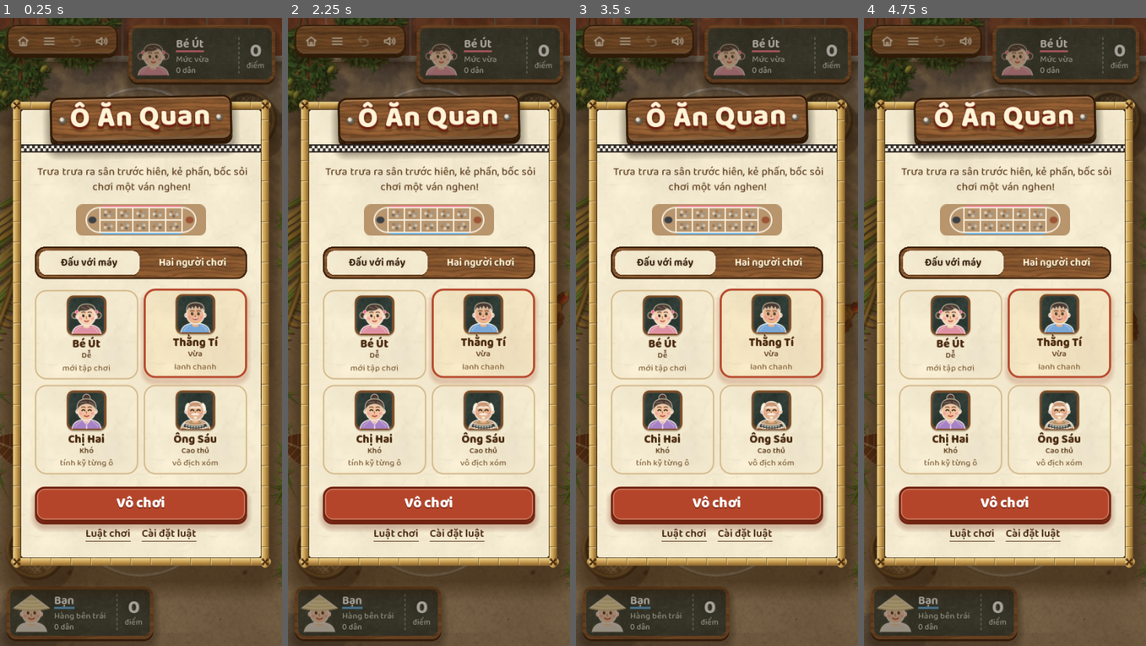
Above: before the commit, frames 1-4 (left to right).
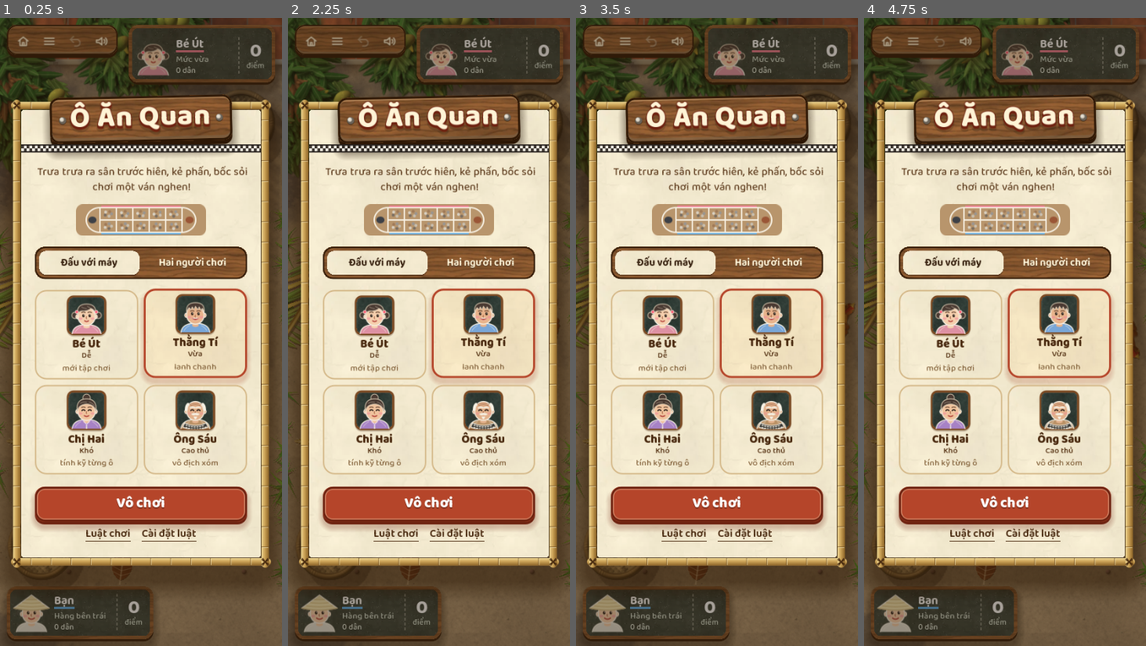
Above: after the commit, the same moments.

Repository: holinhcz/vu-mua
Game: Godot game, scene res://main.tscn
Same seed, same stepped clock (60 frames per second), same inputs: the game is played once before the commit and once after it.
Inputs (mouse positions are in pixels of both pictures, inside the frame that each line leads up to):
- Up to frame 1 (0.25 s): no input
- Up to frame 2 (2.25 s): tap Enter at 0.5 s; drag from (429, 332) to (457, 193) at 0.52 s; drag from (429, 332) to (414, 457) at 1.27 s; tap Space at 2 s; move the mouse to (457, 193) at 2.02 s; hold Right from 2.03 s (still down); tap Z at 2.1 s
- Up to frame 3 (3.5 s): release Right at 2.75 s; drag from (702, 457) to (632, 237) at 2.77 s
- Up to frame 4 (4.75 s): tap Enter at 3.5 s; move the mouse to (1089, 426) at 3.52 s; hold Left 3.53-4.25 s; tap 5 at 3.6 s; tap Space at 4.25 s; drag from (920, 237) to (962, 175) at 4.27 s

The runs differ from the first frame. In frame 1, 3.4% of the frame differs, in the area x 0-100%, y 0-90%; in frame 2, 3.4%; in frame 3, 3.5%; in frame 4, 3.5%.

Commit message:
Ô ăn quan riêng: bàn tự thu nhỏ tới 20% cho tán xoài ló to, lá né bàn theo đúng hình bầu dục (board_bans)
Co-Authored-By: Claude Opus 5.5 <noreply@anthropic.com>
Claude-Session: https://claude.ai/code/session_01TQanobV4trnR46FjZ3o1gf

Diff:
--- a/src/oaq/logic/oq/oq_game.gd
+++ b/src/oaq/logic/oq/oq_game.gd
@@ -137,6 +137,24 @@
 		return Transform2D(Vector2(0, s), Vector2(-s, 0), Vector2(L.ox + 2 * s, L.oy + QW * s) + sh)
 	return Transform2D(Vector2(s, 0), Vector2(0, s), Vector2(L.ox + QW * s, L.oy) + sh)
 
+# vùng cấm của bàn theo đúng hình (giữa chữ nhật + 2 đầu bầu dục cắt lát), pad tính theo ô: lá xoài được phủ góc sân trống cạnh đầu quan
+func board_bans(pad: float) -> Array:
+	var out := []
+	var rc := func(u0: float, v0: float, u1: float, v1: float) -> Rect2:
+		var a := map(u0, v0)
+		var b := map(u1, v1)
+		return Rect2(minf(a.x, b.x), minf(a.y, b.y), absf(b.x - a.x), absf(b.y - a.y))
+	out.append(rc.call(0.0, -pad, 5.0, 2 + pad))
+	var n := 6
+	for k in n:
+		var t0 := float(k) / n
+		var t1 := float(k + 1) / n
+		var h := sqrt(maxf(0.0, 1 - t0 * t0)) + pad      # nửa cao lát (lấy mép trong, to hơn)
+		var w1 := t1 * QW + (pad if k == n - 1 else 0.0)
+		out.append(rc.call(-w1, 1 - h, -t0 * QW, 1 + h))
+		out.append(rc.call(5 + t0 * QW, 1 - h, 5 + w1, 1 + h))
+	return out
+
 func board_rect(pad: float) -> Rect2:
 	var a := map(-QW, 0)
 	var b := map(5 + QW, 2)
@@ -166,17 +184,37 @@
 	L.cards = [c0, c1]
 	L.tools = hud.tools_rect()
 	var ch := maxf(maxf(c0.size.y, c1.size.y), 44.0)
+	# Link 11-22 "nhỏ lại chút tán ló ra to hơn": bàn thu nhỏ từng nấc (tối đa 15%) tới khi lá xoài thấy được đủ nhiều
+	var vis := Rect2(0, (L.tools as Rect2).end.y, W, H - (L.tools as Rect2).end.y)
+	var want := W * H * 0.07
+	var best_f := 1.0
+	var best_a := -1.0
+	for f in [1.0, 0.95, 0.9, 0.85, 0.8]:
+		var a := _place(f, W, H, c0, c1, ch, vis)
+		if a > best_a * 1.15:
+			best_a = a
+			best_f = f
+		if a >= want:
+			break
+	_place(best_f, W, H, c0, c1, ch, vis)
+	L.tan = TAN.rects(L.tan_sc, 2, L.tan_sh)
+	tan.build(L.tan_sc, L.tan_sh, K, 0.3 if L.port else 0.4)
+	_resize_shade()
+	_bake_bg()
+
+# đặt bàn (cỡ nhân f) + 2 rổ + chỗ tán; trả về diện tích lá xoài thấy được
+func _place(f: float, W: float, H: float, c0: Rect2, c1: Rect2, ch: float, vis: Rect2) -> float:
 	# rổ của mỗi bên nằm ngay cạnh thẻ người đó
 	if not L.port:
 		# chừa một vòng sân quanh bàn cho gà, lu, nón vừa cỡ thật
-		L.s = minf(minf((W - 24) / (7.9 if W > 1000 else 7.3), (H - 2 * (ch + 14)) / 2.6), 195.0)
+		L.s = minf(minf((W - 24) / (7.9 if W > 1000 else 7.3), (H - 2 * (ch + 14)) / 2.6), 195.0) * f
 		L.ox = (W - BW * L.s) / 2
 		L.oy = (H - 2 * L.s) / 2
 		var room: float = L.oy - 10
 		var br := maxf(24.0, minf(minf(room / 2, L.s * 0.52), 105.0))
 		L.bx = [Vector3(c0.end.x + 14 + br, minf(H - 8 - br, c0.position.y + c0.size.y / 2), br), Vector3(c1.position.x - 14 - br, maxf(8 + br, c1.position.y + c1.size.y / 2), br)]
 	else:
-		L.s = minf(minf((W - 2 * maxf(62.0, W * 0.16)) / 2, (H - 2 * (ch + 16)) / (BW + 0.05)), 215.0)
+		L.s = minf(minf((W - 2 * maxf(62.0, W * 0.16)) / 2, (H - 2 * (ch + 16)) / (BW + 0.05)), 215.0) * f
 		L.ox = (W - 2 * L.s) / 2
 		L.oy = (H - BW * L.s) / 2
 		var m: float = L.ox
@@ -186,18 +224,15 @@
 	for b in L.bx:
 		var u := unmap(b.x, b.y)
 		L.bas.append({"x": u.x, "y": u.y, "r": b.z * 0.8 / L.s})
-	# Link 11-22 tán xoài caro bên trái (như cờ gánh): to nhất mà lá không chạm bàn, rổ, thẻ mình
-	var ban := [board_rect(L.s * 0.12)]
+	# tán xoài caro bên trái (như cờ gánh): to nhất mà lá không chạm bàn, rổ, thẻ mình
+	var ban := board_bans(0.12)
 	for b in L.bx:
 		ban.append(Rect2(b.x - b.z - 6, b.y - b.z - 6, 2 * b.z + 12, 2 * b.z + 12))
-	ban.append((c0 as Rect2).grow(4))
-	var tch := TAN.choices_in(ban, Rect2(0, (L.tools as Rect2).end.y, W, H - (L.tools as Rect2).end.y))
+	ban.append(c0.grow(4))
+	var tch := TAN.choices_in(ban, vis)
 	L.tan_sc = tch[0].sc if tch.size() else 0.3
 	L.tan_sh = tch[0].sh if tch.size() else Vector2(-400, -400)
-	L.tan = TAN.rects(L.tan_sc, 2, L.tan_sh)
-	tan.build(L.tan_sc, L.tan_sh, K, 0.3 if L.port else 0.4)
-	_resize_shade()
-	_bake_bg()
+	return tch[0].a / (1.0 + 0.15 * tch[0].sc) if tch.size() else 0.0
 
 func _bake_bg() -> void:
 	# nền tĩnh: vẽ một lần trong SubViewport, chụp ra ảnh
